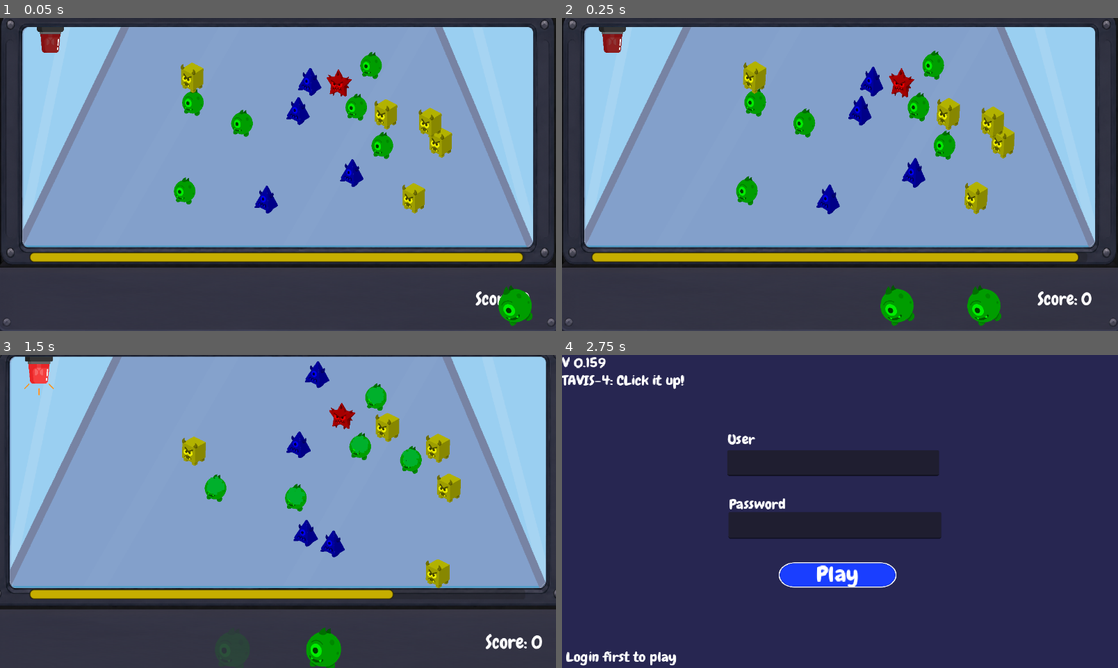
Above: before the commit, frames 1-4 (two rows, left to right).
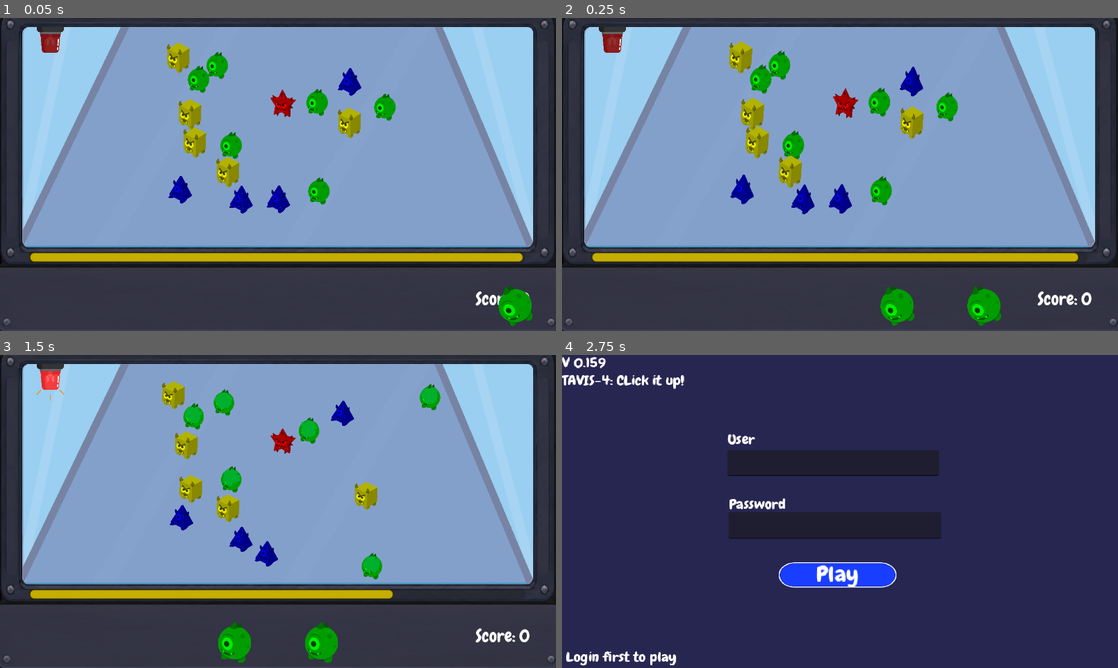
Above: after the commit, the same moments.

Repository: Hunter-Soft/Prototipo-MonstrosSA
Game: Godot game, scene res://Scenes/Level01Test.tscn
Same seed, same stepped clock (60 frames per second), same inputs: the game is played once before the commit and once after it. This scene is started directly instead of the project's main scene.
Inputs (mouse positions are in pixels of both pictures, inside the frame that each line leads up to):
- Up to frame 1 (0.05 s): no input
- Up to frame 2 (0.25 s): no input
- Up to frame 3 (1.5 s): tap Enter (ui_accept) at 0.5 s; drag from (194, 439) to (266, 536) at 0.52 s; drag from (300, 533) to (316, 383) at 1.27 s
- Up to frame 4 (2.75 s): move the mouse to (878, 380) at 2.02 s; tap Tab (login) at 2.1 s; click (878, 380) at 2.17 s

The runs differ from the first frame. In frame 1, 7.2% of the frame differs, in the area x 30-82%, y 7-63%; in frame 2, 7.6%; in frame 3, 24%, in the area x 0-100%, y 0-100%; in frame 4, nothing differs.

Commit message:
Mudanças

Diff:
--- a/tavis_4_project/Scenes/Level01Test.tscn
+++ b/tavis_4_project/Scenes/Level01Test.tscn
@@ -183,10 +183,10 @@
 polygon = PackedVector2Array(150, 147.48758, 87, 532, 91, 1066.6011, 1368, 1060.8833, 1369, 925.089, 1369, 67.44037, 1307, 67.44037, 357, 61.722713, 376, 143.19934, 1107, 146.05817, 1323, 869.34186, 133, 855.04767, 369, 150.3464)
 
 [node name="Marker2D" type="Marker2D" parent="." unique_id=356942909]
-position = Vector2(315, 115)
+position = Vector2(368, 115)
 
 [node name="Marker2D2" type="Marker2D" parent="." unique_id=1497452437]
-position = Vector2(1078, 489)
+position = Vector2(918, 489)
 
 [node name="ColorRect" type="ColorRect" parent="." unique_id=615218256]
 offset_top = 600.0
--- a/tavis_4_project/Scenes/gameManager.gd
+++ b/tavis_4_project/Scenes/gameManager.gd
@@ -36,12 +36,14 @@
 
 	order_manager.connect("completed_emergency_order", func():
 		$RedBeacon.play("Default")
+		$Music.pitch_scale = 1
 		in_emergency = false
 		pass
 	)
 	order_manager.connect("emergency_order", func():
 		if !in_emergency:
 			$RedBeacon.play("Active")
+			$Music.pitch_scale = 1.2
 			in_emergency = true
 			spawner_component.spawnEnemies([emergency_monster_scene], true)
 			spawner_component.resetSpawner()
--- a/tavis_4_project/spawnerComponent.gd
+++ b/tavis_4_project/spawnerComponent.gd
@@ -93,9 +93,9 @@
 	if urgent_rng <= 1:
 		game_manager.order_manager.emergency_order.emit()
 
-	if monster_list[0].monster_type != monster_list[0].monsterType.Urgent:
-		checkTypeNumber()
-		get_parent().monster_data_ready.emit()
+	#if monster_list[0].monster_type != monster_list[0].monsterType.Urgent: #FILHA DA PUTA ACHEI
+	checkTypeNumber()
+	get_parent().monster_data_ready.emit()
 
 	spawned = true
 	ready_to_spawn = false
